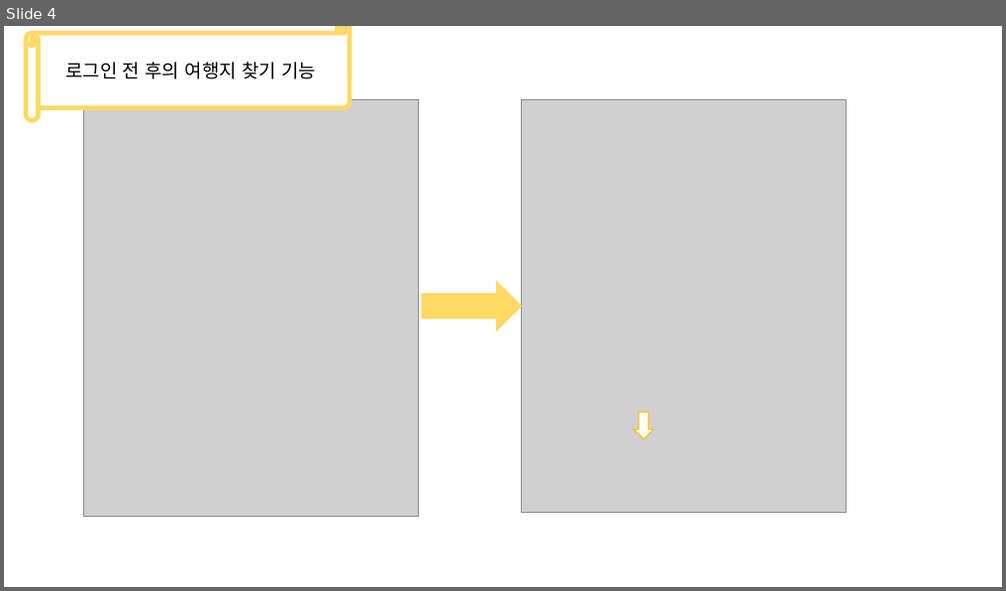
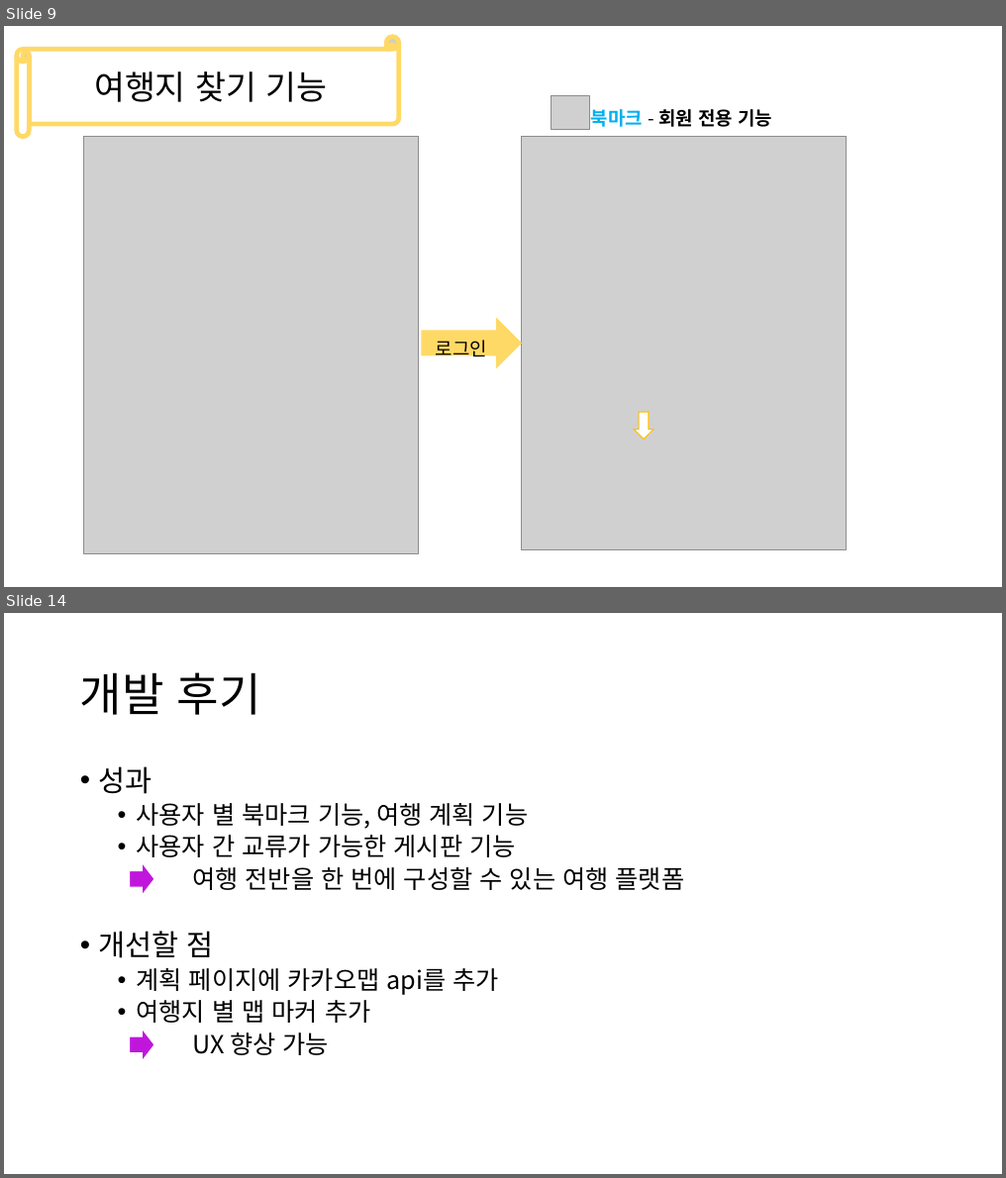
Before and after one commit to Grat3Su/EnjoyTrip, a slide deck: 부울경 3반 1조.pptx. Shown one above the other, each under a label of ours: slide 4 before the commit, slides 9 and 14 after it; the slides between them are not shown. The pictures are 1006x591 and 1006x1178 pixels, drawn with LibreOffice and Linux fonts; fonts in the diff are those of the drawing; grey boxes stand for pictures. Boxes give left, top, right and bottom in pixels: in the first picture for what was removed or moved away, otherwise in the second. Text is boxed around its words. In the diff, an @@ line names an element or a change of style, - is before the commit and + after.

```diff
--- a/부울경 3반 1조.pptx
+++ b/부울경 3반 1조.pptx
@@ slide 14 added at <box>4,613,1002,1174</box>, background #FFFFFF @@
@@ title added at <box>80,672,261,715</box>, 44 pt, text #000000 @@
+개발 후기
@@ text added at <box>99,766,685,1056</box>, 24 pt, text #000000 @@
+• 성과
+  • 사용자 별 북마크 기능, 여행 계획 기능
+  • 사용자 간 교류가 가능한 게시판 기능
+  여행 전반을 한 번에 구성할 수 있는 여행 플랫폼
+• 개선할 점
+  • 계획 페이지에 카카오맵 api를 추가
+  • 여행지 별 맵 마커 추가
+  UX 향상 가능
@@ right arrow added at <box>129,863,154,896</box>, fill #C016DC, outline #FFFFFF 1 pt @@
@@ right arrow added at <box>129,1029,154,1061</box>, fill #C016DC, outline #FFFFFF 1 pt @@
@@ what was slide 4 is now slide 9 @@
@@ slide 9 changed as well @@
@@ horizontal scroll "여행지 찾기 기능": place and size @@
-horizontal scroll "여행지 찾기 기능" at <box>26,26,350,121</box>
+horizontal scroll "여행지 찾기 기능" at <box>17,37,399,137</box>
@@ text in horizontal scroll at <box>94,72,328,102</box>: text changed; size 18 to 32 pt @@
-로그인 전 후의 여행지 찾기 기능
+여행지 찾기 기능
@@ picture added at <box>550,96,589,129</box> @@
@@ text added at <box>591,109,772,127</box>, 18 pt, text #000000, bold @@
+북마크 - 회원 전용 기능
@@ 2 pictures, 1 right arrow: place and size @@
-2 pictures, 1 right arrow at <box>83,99,846,516</box>
+2 pictures, 1 right arrow at <box>83,137,846,554</box>
@@ text added at <box>436,340,487,362</box>, 18 pt, text #000000 @@
+로그인
```
Also in this commit, not shown: 5 other slides changed, 8 other slides added, 2 slides removed, 5 other files.
